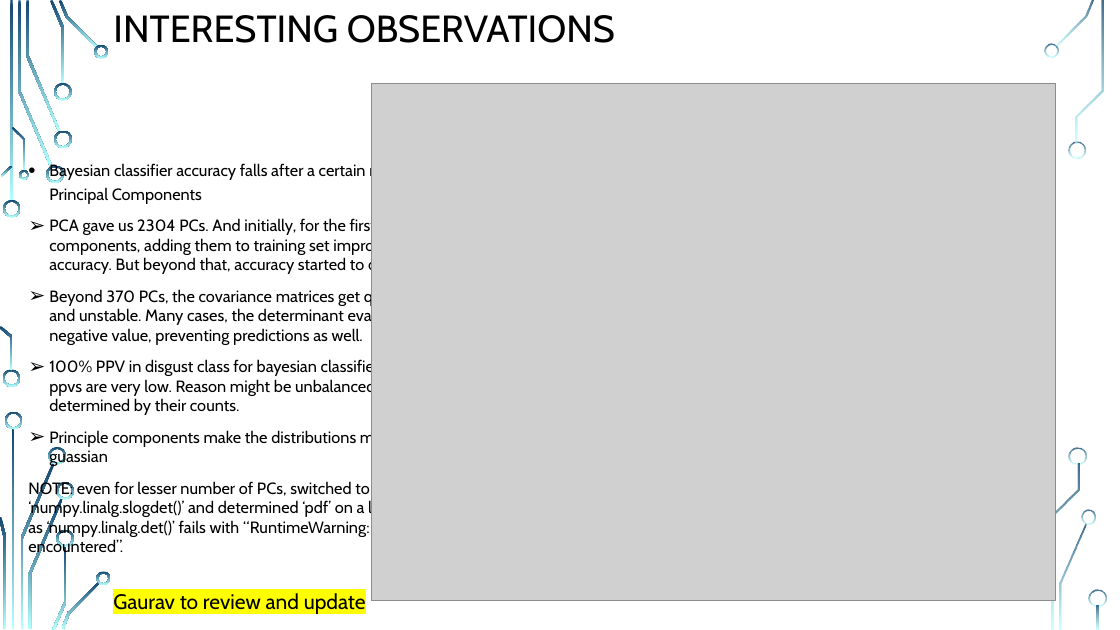
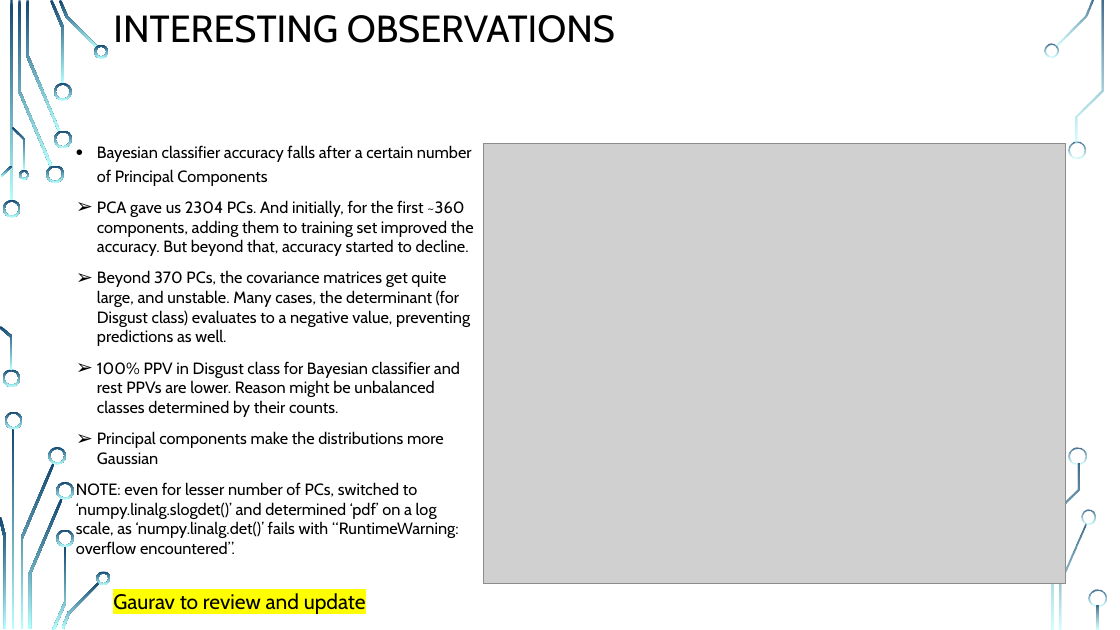
Before and after one commit to MR-KHILADI/Facial-Expression-Recognition, a slide deck: slide 14 of Final Project Draft.pptx. Drawn at 1120x630 pixels with LibreOffice and Linux fonts; fonts in the diff are those of the drawing; grey boxes stand for pictures; background and template pictures are left out. Boxes give left, top, right and bottom in pixels: in the first picture for what was removed or moved away, otherwise in the second. Text is boxed around its words. In the diff, an @@ line names an element or a change of style, - is before the commit and + after.

Commit message:
Add files via upload
(Vinod) Verified Bayesian classifier metrics

```diff
--- a/Final Project Draft.pptx
+++ b/Final Project Draft.pptx
@@ text "Bayesian classifier accuracy falls after ..." moved from (x1=28, y1=163, x2=424, y2=557) to (x1=76, y1=145, x2=474, y2=554) @@
@@ picture resized from (x1=371, y1=83, x2=1055, y2=601) to (x1=484, y1=144, x2=1066, y2=584) @@
@@ text at (x1=97, y1=270, x2=470, y2=464): text changed @@
-➢ Beyond 370 PCs, the covariance matrices get quite large, and unstable. Many cases, the determinant evaluates to a negative value, preventing predictions as well.
-➢ 100% PPV in disgust class for bayesian classifier and rest ppvs are very low. Reason might be unbalanced classes determined by their counts.
-➢ Principle components make the distributions more guassian
+➢ Beyond 370 PCs, the covariance matrices get quite large, and unstable. Many cases, the determinant (for Disgust class) evaluates to a negative value, preventing predictions as well.
+➢ 100% PPV in Disgust class for Bayesian classifier and rest PPVs are lower. Reason might be unbalanced classes determined by their counts.
+➢ Principal components make the distributions more Gaussian
```
Also in this commit, not shown: 3 other slides changed.
